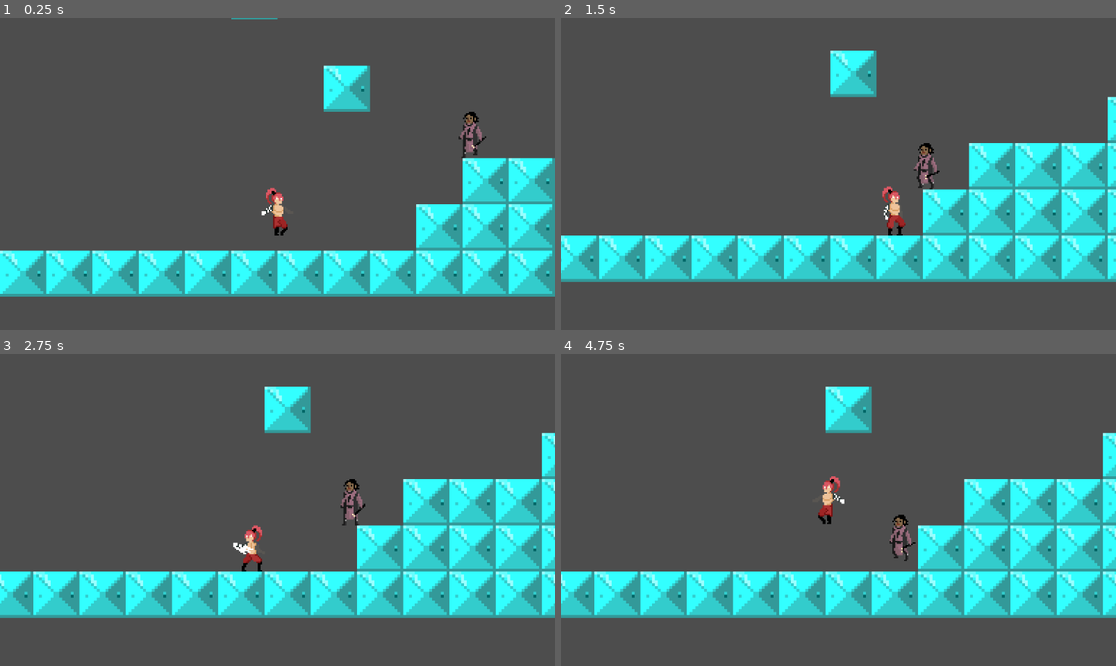
Above: before the commit, frames 1-4 (two rows, left to right).
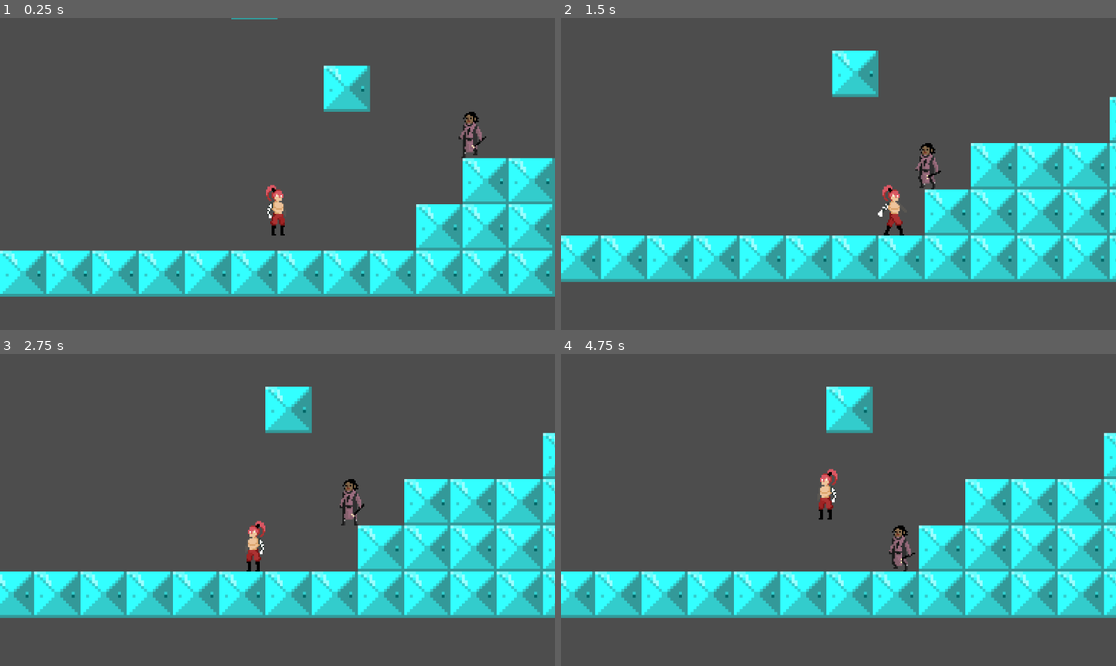
Above: after the commit, the same moments.

Repository: SHKHOR/tset
Game: Godot game, scene res://World1.tscn
The game is run twice, just before and just after one commit, with the same random seed, the same clock (stepped at 60 frames per second) and the same inputs.
Inputs (mouse positions are in pixels of both pictures, inside the frame that each line leads up to):
- Up to frame 1 (0.25 s): no input
- Up to frame 2 (1.5 s): move the mouse to (960, 158) at 0.52 s; hold D (right) from 0.53 s (still down); tap F (Dash) at 0.6 s; tap Space (jump) at 0.77 s; tap E (attack, bound only before the commit) at 0.8, 1.35 s; move the mouse to (727, 189) at 1.27 s
- Up to frame 3 (2.75 s): tap Space (jump) at 1.52 s; tap F (Dash) at 1.55, 2.1 s; move the mouse to (333, 441) at 2.02 s; release D (right) at 2.03 s; hold A (left) from 2.03 s (still down); tap E (attack, bound only before the commit) at 2.3 s
- Up to frame 4 (4.75 s): move the mouse to (810, 572) at 2.77 s; release A (left) at 2.78 s; hold D (right) 2.78-4.28 s; tap E (attack, bound only before the commit) at 2.85, 3.8, 4.35 s; tap Space (jump) at 3.02, 3.77, 4.52 s; tap F (Dash) at 3.05, 3.6, 4.55 s; move the mouse to (1005, 556) at 3.52 s; move the mouse to (672, 463) at 4.27 s; hold A (left) from 4.28 s (still down)

The runs differ from the first frame. In frame 1, 0.3% of the frame differs, in the area x 47-52%, y 53-70%; in frame 2, 5.6%, in the area x 0-100%, y 10-84%; in frame 3, 3.3%; in frame 4, 3.6%.

Commit message:
Add files via upload

Diff:
--- a/Mage.gd
+++ b/Mage.gd
@@ -10,7 +10,9 @@
 @export var nSPEED : float = 300.0
 @export var JUMP_VELOCITY : float = -250
 
+@export var friction: float = 10
 @onready var animated_sprite : AnimatedSprite2D = $AnimatedSprite2D
+@onready var dash_cooldown = $Dash_Cooldown
 
 
 # Get the gravity from the project settings to be synced with RigidBody nodes.
@@ -18,6 +20,8 @@
 var animation_locked : bool = false
 var direction :Vector2 = Vector2.ZERO
 var was_in_air : bool = false
+var can_dash = true
+
 
 func _physics_process(delta):
 
@@ -48,22 +52,19 @@
 	else:
 		velocity.x = move_toward(velocity.x, 0, nSPEED)
 #	Handle Attack
-	if Input.is_action_just_pressed("attack"):
+	if Input.is_action_just_pressed("Dash") and can_dash :
 
-			global.player_current_attack = true
-			print_debug("attack")
-			attack()
-#
-			global.player_current_attack = false
-
-
+		var mouse_direction = get_local_mouse_position().normalized()
+		velocity = Vector2(1500 * mouse_direction.x, 500 * mouse_direction.y)
+		can_dash = false
+		await get_tree().create_timer(1).timeout
+		can_dash  = true
 	move_and_slide()
 	update_animation()
 	update_facing_direction()
 
 func update_animation():
-	if not animation_locked and not(animated_sprite.animation == "Attack Start Animation"):
-		if global.player_current_attack == false:
+
 			if direction.x != 0:
 				animated_sprite.play("Walking Animation")
 			else:
@@ -109,35 +110,3 @@
 
 func _on_attack_cooldown_timeout():
 	enemy_attack_cooldown = true
-
-func attack():
-
-		animated_sprite.play("Attack Start Animation")
-		animation_locked = true
-		if animated_sprite.frame_changed:
-			frame += 1
-			if frame == 6:
-				attack_end()
-
-
-
-
-func attack_end():
-
-		animated_sprite.play("Attack Start Animation",false)
-
-		animation_locked = false
-
-		global.player_current_attack = false
-		print_debug("attack")
-#		attack_in_progress = true
-
-
-
-func _on_damage_dealing_cooldown_timeout():
-	if (animated_sprite.animation == "Attack Start Animation"):
-		$damage_dealing_cooldown.start()
-	else:
-		$damage_dealing_cooldown.stop()
-		global.player_current_attack = false
-#	attack_in_progress = false
--- a/project.godot
+++ b/project.godot
@@ -51,11 +51,6 @@
 "events": [Object(InputEventKey,"resource_local_to_scene":false,"resource_name":"","device":-1,"window_id":0,"alt_pressed":false,"shift_pressed":false,"ctrl_pressed":false,"meta_pressed":false,"pressed":false,"keycode":0,"physical_keycode":70,"key_label":0,"unicode":102,"echo":false,"script":null)
 ]
 }
-attack={
-"deadzone": 0.5,
-"events": [Object(InputEventKey,"resource_local_to_scene":false,"resource_name":"","device":-1,"window_id":0,"alt_pressed":false,"shift_pressed":false,"ctrl_pressed":false,"meta_pressed":false,"pressed":false,"keycode":0,"physical_keycode":69,"key_label":0,"unicode":101,"echo":false,"script":null)
-]
-}
 
 [rendering]
 
--- /dev/null
+++ b/test/Dash_Cooldown.gd
@@ -0,0 +1 @@
+extends Timer
--- a/test/test.tscn
+++ b/test/test.tscn
@@ -1,16 +1,13 @@
-[gd_scene load_steps=41 format=3 uid="uid://ddqn284rddt5y"]
+[gd_scene load_steps=43 format=3 uid="uid://ddqn284rddt5y"]
 
 [ext_resource type="Script" path="res://Mage.gd" id="1_7db85"]
 [ext_resource type="Texture2D" uid="uid://cn711gc1x77av" path="res://melee_attack.png" id="2_r7o63"]
 [ext_resource type="Texture2D" uid="uid://bk81gla5gd43a" path="res://Idle-Sheet.png" id="3_s4nri"]
 [ext_resource type="Texture2D" uid="uid://so6ph3esad81" path="res://Sprite-0001.png" id="4_ogm1o"]
 [ext_resource type="Texture2D" uid="uid://bme5yo8ry44t7" path="res://Walking.png" id="5_7krmd"]
+[ext_resource type="Script" path="res://test/Dash_Cooldown.gd" id="6_a0plp"]
 [ext_resource type="Texture2D" uid="uid://c30y1gwlrvjf7" path="res://Sprute.png" id="6_ryr5f"]
 [ext_resource type="PackedScene" uid="uid://c2p211sdya2lm" path="res://test_enemy.tscn" id="7_7t345"]
-
-[sub_resource type="AtlasTexture" id="AtlasTexture_nuo0o"]
-atlas = ExtResource("3_s4nri")
-region = Rect2(0, 0, 64, 64)
 
 [sub_resource type="AtlasTexture" id="AtlasTexture_fc3g8"]
 atlas = ExtResource("2_r7o63")
@@ -114,14 +111,6 @@
 
 [sub_resource type="SpriteFrames" id="SpriteFrames_6t4hi"]
 animations = [{
-"frames": [{
-"duration": 1.0,
-"texture": SubResource("AtlasTexture_nuo0o")
-}],
-"loop": true,
-"name": &"Attack End Animation",
-"speed": 5.0
-}, {
 "frames": [{
 "duration": 1.0,
 "texture": SubResource("AtlasTexture_fc3g8")
@@ -434,6 +423,12 @@
 physics_layer_0/collision_layer = 1
 sources/0 = SubResource("TileSetAtlasSource_mgppl")
 
+[sub_resource type="RectangleShape2D" id="RectangleShape2D_1t0bj"]
+size = Vector2(20, 33)
+
+[sub_resource type="RectangleShape2D" id="RectangleShape2D_chrm2"]
+size = Vector2(128.5, 32)
+
 [sub_resource type="RectangleShape2D" id="RectangleShape2D_otw2r"]
 size = Vector2(2832.88, 112)
 
@@ -443,8 +438,10 @@
 [node name="Node2D" type="Node2D"]
 
 [node name="Mage" type="CharacterBody2D" parent="."]
+collision_layer = 9
 script = ExtResource("1_7db85")
 nSPEED = 80.0
+friction = 1.0
 
 [node name="Camera2D" type="Camera2D" parent="Mage"]
 scale = Vector2(5, 5)
@@ -455,7 +452,7 @@
 
 [node name="AnimatedSprite2D" type="AnimatedSprite2D" parent="Mage"]
 sprite_frames = SubResource("SpriteFrames_6t4hi")
-animation = &"Attack End Animation"
+animation = &"Attack Start Animation"
 autoplay = "Idle Animation"
 
 [node name="CollisionShape2D" type="CollisionShape2D" parent="Mage"]
@@ -466,6 +463,12 @@
 
 [node name="CollisionShape2D" type="CollisionShape2D" parent="Mage/Player_Hitbox"]
 shape = SubResource("CircleShape2D_qjh2x")
+
+[node name="Dash_Cooldown" type="Timer" parent="Mage"]
+process_callback = 0
+wait_time = 0.5
+one_shot = true
+script = ExtResource("6_a0plp")
 
 [node name="TileMap" type="TileMap" parent="."]
 tile_set = SubResource("TileSet_valg7")
@@ -476,6 +479,20 @@
 [node name="Test_enemy" parent="." instance=ExtResource("7_7t345")]
 position = Vector2(143, -16)
 
+[node name="teleport" type="Area2D" parent="Test_enemy"]
+position = Vector2(-143, 16)
+
+[node name="teleport" type="CollisionShape2D" parent="Test_enemy/teleport"]
+position = Vector2(163, -16)
+shape = SubResource("RectangleShape2D_1t0bj")
+one_way_collision_margin = 0.0
+
+[node name="teleport zone" type="Area2D" parent="."]
+
+[node name="teleport zone" type="CollisionShape2D" parent="teleport zone"]
+position = Vector2(143.75, -17)
+shape = SubResource("RectangleShape2D_chrm2")
+
 [node name="deadzone" type="Area2D" parent="."]
 
 [node name="CollisionShape2D" type="CollisionShape2D" parent="deadzone"]
@@ -489,5 +506,10 @@
 shape = SubResource("RectangleShape2D_1phf0")
 
 [connection signal="animation_finished" from="Mage/AnimatedSprite2D" to="Mage" method="_on_animated_sprite_2d_animation_finished"]
+[connection signal="sprite_frames_changed" from="Mage/AnimatedSprite2D" to="Mage" method="_on_animated_sprite_2d_sprite_frames_changed"]
+[connection signal="timeout" from="Mage/Dash_Cooldown" to="Mage" method="_on_dash_cooldown_timeout"]
+[connection signal="timeout" from="Mage/Dash_Cooldown" to="Mage/Dash_Cooldown" method="_on_timeout"]
+[connection signal="body_entered" from="Test_enemy/teleport" to="Mage" method="_on_teleport_body_entered"]
+[connection signal="body_entered" from="teleport zone" to="Mage" method="_on_teleport_zone_body_entered"]
 [connection signal="body_entered" from="deadzone" to="Mage" method="_on_area_2d_body_entered"]
 [connection signal="body_entered" from="freefall" to="Mage" method="_on_freefall_body_entered"]
